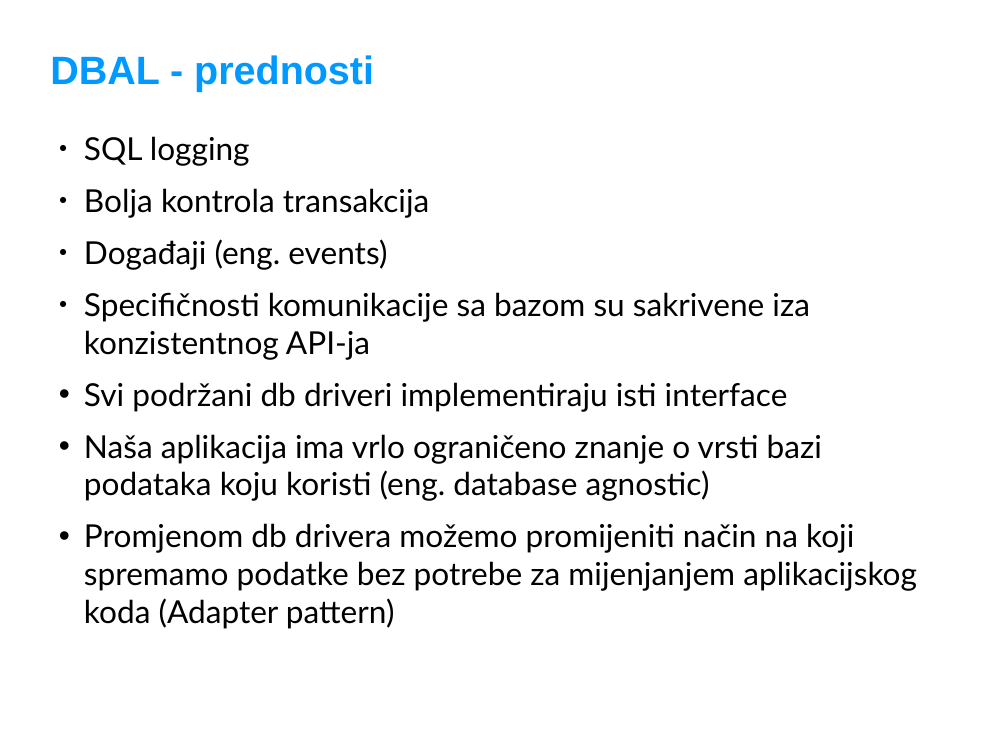
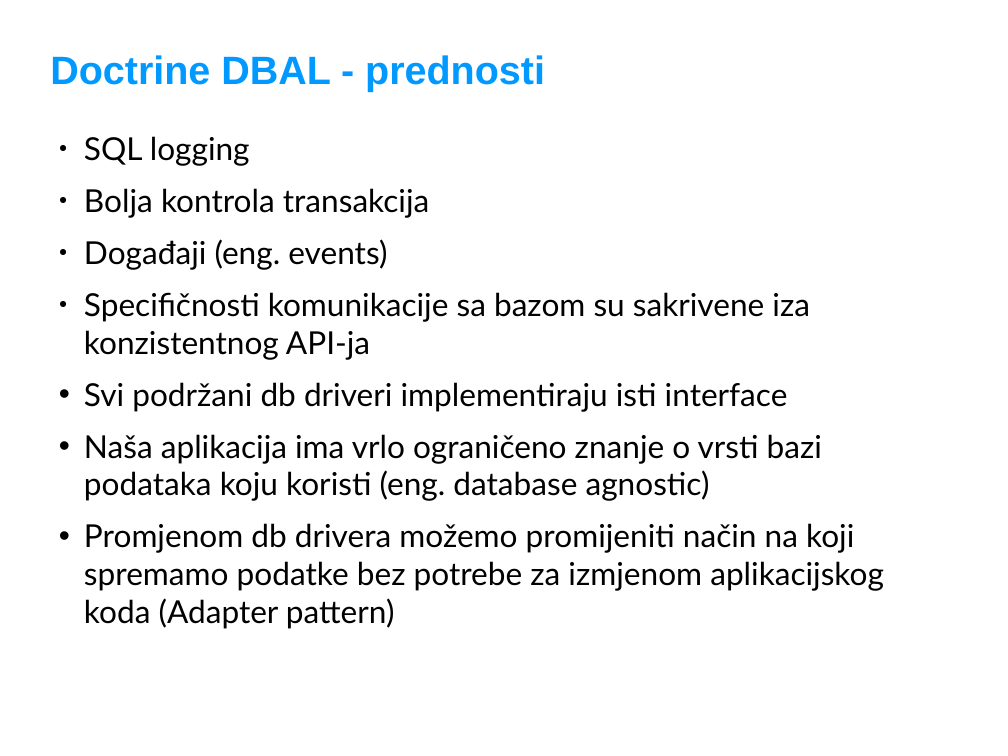
Before and after one commit to adriatichr/php-academy, a slide deck: slide 5 of predavanja/30 Doctrine DBAL.odp (slide 4 before the commit). Drawn at 1008x756 pixels with LibreOffice and Linux fonts; fonts in the diff are those of the drawing; background and template pictures are left out. Boxes give left, top, right and bottom in pixels: in the first picture for what was removed or moved away, otherwise in the second. Text is boxed around its words. In the diff, an @@ line names an element or a change of style, - is before the commit and + after.

Commit message:
dopunio DBAL prezentaciju sa primjerom join-a u query builderu

```diff
--- a/predavanja/30 Doctrine DBAL.odp
+++ b/predavanja/30 Doctrine DBAL.odp
@@ title at (x1=50, y1=55, x2=545, y2=92): text changed @@
-DBAL - prednosti
+Doctrine DBAL - prednosti
@@ text at (x1=84, y1=523, x2=884, y2=629): text changed @@
-• Promjenom db drivera možemo promijeniti način na koji spremamo podatke bez potrebe za mijenjanjem aplikacijskog koda (Adapter pattern)
+• Promjenom db drivera možemo promijeniti način na koji spremamo podatke bez potrebe za izmjenom aplikacijskog koda (Adapter pattern)
```
Also in this commit, not shown: 4 other slides changed, 3 slides added.
